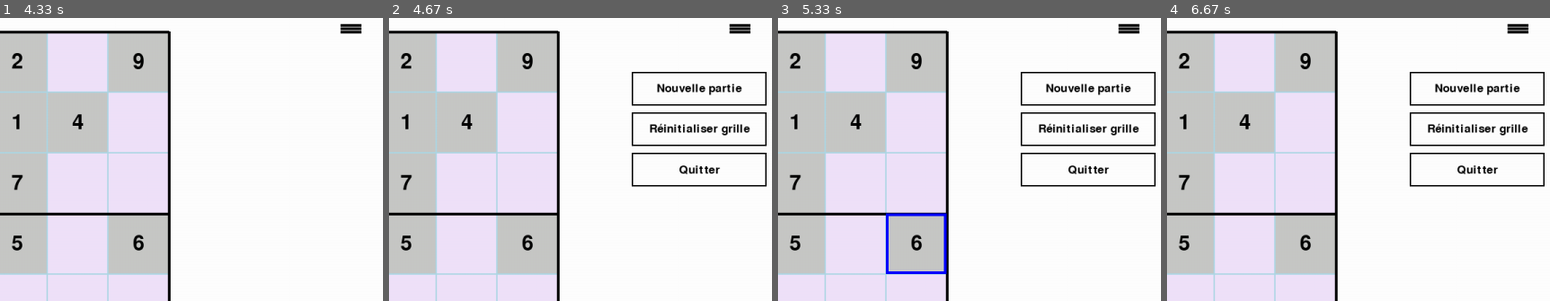
Above: before the commit, frames 1-4 (left to right).
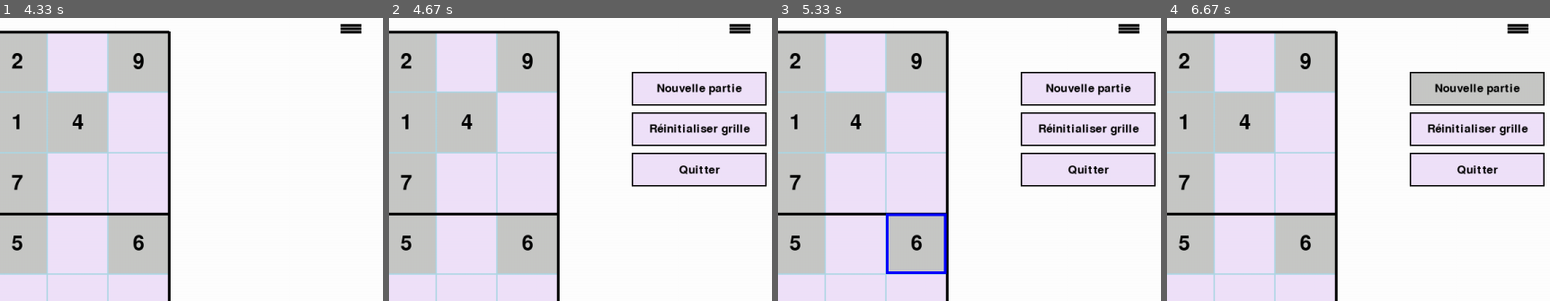
Above: after the commit, the same moments.

Repository: blues1961/sudoku
Game: pygame game, started from sudokupygame.py
The game is run twice, just before and just after one commit, with the same random seed, the same clock (stepped at 60 frames per second) and the same inputs.
Inputs (mouse positions are % of the whole screen's width and height, from its top left):
- Up to frame 1 (4.33 s): press the mouse at (21, 50) at 0.37 s; move the mouse to (19, 43) at 0.47 s; release the mouse at (17, 35) at 0.6 s; press the mouse at (21, 18) at 0.7 s; move the mouse to (39, 46) at 0.8 s; release the mouse at (58, 74) at 0.93 s; press the mouse at (36, 8) at 1.03 s; move the mouse to (36, 18) at 1.13 s; release the mouse at (35, 29) at 1.27 s; press the mouse at (21, 8) at 1.37 s; move the mouse to (30, 38) at 1.47 s; release the mouse at (40, 68) at 1.6 s; press the mouse at (13, 40) at 1.7 s; move the mouse to (18, 48) at 1.8 s; release the mouse at (24, 56) at 1.93 s; press the mouse at (5, 50) at 2.03 s; move the mouse to (47, 31) at 2.13 s; release the mouse at (90, 12) at 2.27 s; press the mouse at (44, 29) at 2.37 s; move the mouse to (30, 28) at 2.47 s; release the mouse at (16, 27) at 2.6 s; press the mouse at (21, 50) at 2.7 s; move the mouse to (44, 37) at 2.8 s; release the mouse at (68, 23) at 2.93 s; press the mouse at (52, 29) at 3.03 s; move the mouse to (48, 56) at 3.13 s; release the mouse at (44, 84) at 3.27 s; press the mouse at (28, 18) at 3.37 s; move the mouse to (22, 31) at 3.47 s; release the mouse at (15, 44) at 3.6 s; press the mouse at (5, 50) at 3.7 s; move the mouse to (44, 50) at 3.8 s; release the mouse at (84, 49) at 3.93 s; press the mouse at (36, 29) at 4.03 s; move the mouse to (59, 50) at 4.13 s; release the mouse at (82, 70) at 4.27 s
- Up to frame 2 (4.67 s): press the mouse at (96, 2) at 4.37 s; move the mouse to (76, 31) at 4.47 s; release the mouse at (57, 60) at 4.6 s
- Up to frame 3 (5.33 s): click "Réinitialiser grille" at 4.72 s; press the mouse at (68, 40) at 5.03 s; move the mouse to (60, 56) at 5.13 s; release the mouse at (51, 72) at 5.27 s
- Up to frame 4 (6.67 s): press the mouse at (5, 18) at 5.37 s; move the mouse to (16, 52) at 5.47 s; release the mouse at (28, 85) at 5.6 s; press the mouse at (21, 29) at 5.7 s; move the mouse to (35, 32) at 5.8 s; release the mouse at (49, 36) at 5.93 s; press the mouse at (44, 40) at 6.03 s; move the mouse to (53, 42) at 6.13 s; release the mouse at (61, 43) at 6.27 s; click "Nouvelle partie" at 6.38 s
The pictures show only the part of the screen within x 50-100%, y 0-50%; the shares and areas given below are measured in that part.

Frame 1 is identical in both runs. In frame 2, 10% of the frame differs, in the area x 63-99%, y 19-60%; in frame 3, 10%; in frame 4, 10%.

Commit message:
ajouter menu pour utilisation futur

Diff:
--- /dev/null
+++ b/sudoku.txt
@@ -0,0 +1 @@
+981700005030005610020109008053907200009316807100200036060590784700030002004602000
--- a/sudokupygame.py
+++ b/sudokupygame.py
@@ -3,7 +3,9 @@
 from sudoku_generator import *
 
 class SudokuGame:
+
     def __init__(self,grid,solution):
+
         if not grid:
            grid = [[0] * 9 for _ in range(9)]
 
@@ -22,14 +24,16 @@
         self.board_margin = 40
 
         self.menu_open = False  # Variable pour indiquer si le menu est ouvert
+        self.hovered_option = None  # Variable pour suivre l'option survolée par la souris
 
 
         self.board = grid
         self.solution=solution
-
+        self.menu_option_rects = []  # Rectangles des options de menu
         self.selected_cell = None
         self.game_started = False
 
+        self.menu_option_rects = []  # Rectangles des options de menu
         self.create_widgets()
         self.create_menu()
 
@@ -42,8 +46,6 @@
         self.input_text = ""
         self.textbox_active = False
         self.candidate_mode = False
-
-        self.sauvegarder_grille_sudoku()
 
     def create_menu(self):
 
@@ -55,7 +57,6 @@
         ]  # Options de menu avec leur texte et action associée
         self.menu_option_rects = []  # Liste de rectangles pour les options de menu
 
-
     def draw_menu_button(self):
 
         pygame.draw.rect(self.screen, pygame.Color('white'), self.menu_button)
@@ -65,7 +66,6 @@
 
     def create_menu_options(self):
         self.menu_option_rects = []  # Réinitialiser la liste des rectangles des options de menu
-
         menu_top = self.board_margin + 60
         menu_left = self.screen.get_width() - self.board_margin - 200
         for index, option in enumerate(self.menu_options):
@@ -74,13 +74,19 @@
 
     def draw_menu_options(self):
         for index, option_rect in enumerate(self.menu_option_rects):
-            pygame.draw.rect(self.screen, pygame.Color('white'), option_rect)
+            if index==self.hovered_option:
+                color = self.initial_color
+            else:
+                color = self.completed_color
+            pygame.draw.rect(self.screen, color, option_rect)
             pygame.draw.rect(self.screen, pygame.Color('black'), option_rect, 2)
             text = self.font_menu.render(self.menu_options[index]['text'], True, pygame.Color('black'))
             text_rect = text.get_rect(center=option_rect.center)
             self.screen.blit(text, text_rect)
 
+
     def handle_menu_click(self, pos):
+
         if self.menu_button.collidepoint(pos):
             self.menu_open = not self.menu_open
             if self.menu_open:
@@ -89,22 +95,28 @@
         if self.menu_open:
             for index, option_rect in enumerate(self.menu_option_rects):
                 if option_rect.collidepoint(pos):
-                    self.menu_options[index]['action']()  # Exécuter l'action associée à l'option de menu
-
-
-    def sauvegarder_grille_sudoku(self):
-        # Convertir la grille en une chaîne de caractères
-        chaine_grille = ''.join(str(chiffre) for ligne in self.board for chiffre in ligne)
-        # Écrire la chaîne de caractères dans le fichier
-        with open('sudoku.txt', 'w') as fichier:
-            fichier.write(chaine_grille)
+                    self.hovered_option = index  # Mettre à jour l'option survolée
+                    self.menu_options[index]['action']()
+                else:
+                    self.hovered_option = None
+
+        else:
+             self.hovered_option = None
+
+    def draw_board(self):
+        self.draw_grid()  # Dessiner la grille
+        self.draw_menu_button()
+        if self.menu_open:
+            pos = pygame.mouse.get_pos()
+            for index, option_rect in enumerate(self.menu_option_rects):
+                if option_rect.collidepoint(pos):
+                    self.hovered_option = index  # Mettre à jour l'option survolée
+            self.draw_menu_options()  # Dessiner les options de menu
+
+        pygame.display.flip()
 
     def start_new_game(self):
-        self.game_started=True
-        self.draw_board()
-
-    def load_saved_game(self):
-        self.game_started=True
+        pass
 
     def reinitialize_grid(self):
         for cell in self.cells:
@@ -128,7 +140,7 @@
         self.selected_rect = pygame.Rect(0, 0, self.cell_size, self.cell_size)
         self.selected_rect_color = pygame.Color('blue')
 
-    def draw_board(self):
+    def draw_grid(self):
 
         # Create a new display surface with the desired width and height
         thickness=4
@@ -202,15 +214,6 @@
                     text = self.font_candidate.render(self.selected_cell['candidate'], True, pygame.Color('black'))
                     text_rect = text.get_rect(center=self.textbox_rect.center)
                     self.screen.blit(text, text_rect)
-
-
-        self.draw_menu_button()  # Dessiner le bouton de menu
-
-        if self.menu_open:
-            self.draw_menu_options()  # Dessiner les options de menu
-
-
-        pygame.display.flip()
 
     def select_cell(self, cell):
         self.selected_cell = cell
@@ -267,7 +270,13 @@
                     elif event.key == pygame.K_BACKSPACE or event.key == pygame.K_DELETE:
                         self.selected_cell['value'] = 0
                         self.selected_cell = None
-
+            elif event.type == pygame.MOUSEMOTION:
+                if self.menu_open:
+                    for index, option_rect in enumerate(self.menu_option_rects):
+                        if option_rect.collidepoint(event.pos):
+                            self.hovered_option = index  # Mettre à jour l'option survolée
+                        else:
+                            self.hovered_option = None  # Réinitialiser l'option survolée
 
     def grid_completed(self):
         for cell in self.cells:
@@ -283,7 +292,6 @@
     def run(self):
         self.play_game()
 
-
 if __name__ == '__main__':
 
     grid,solution =  generate_sudoku()
Binary file added: sudoku.png
